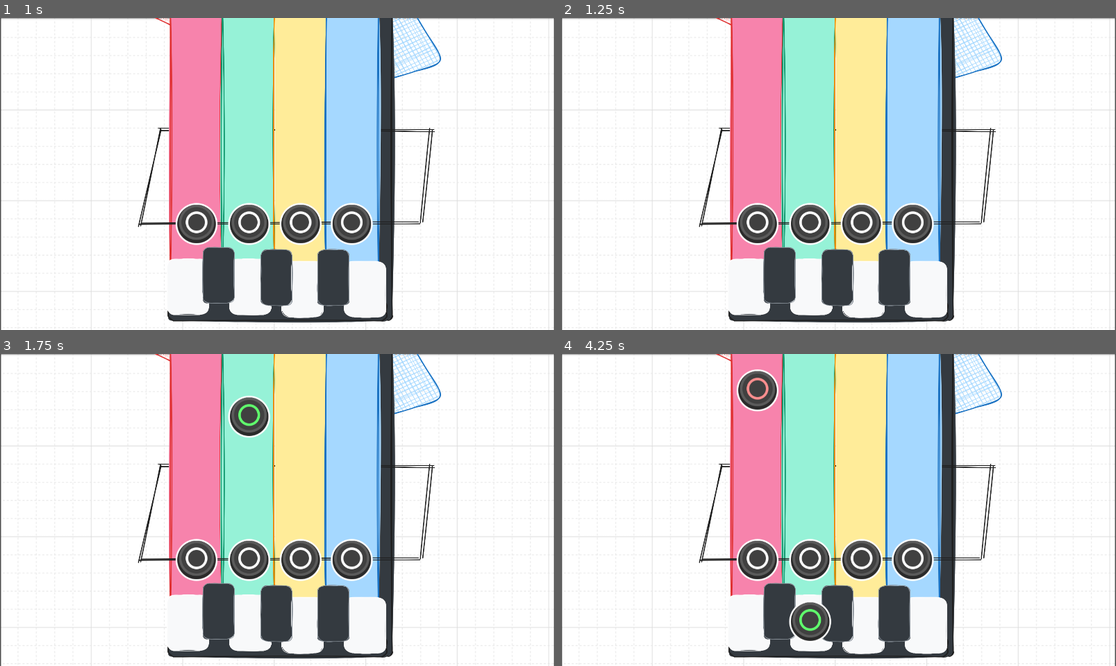
Above: before the commit, frames 1-4 (two rows, left to right).
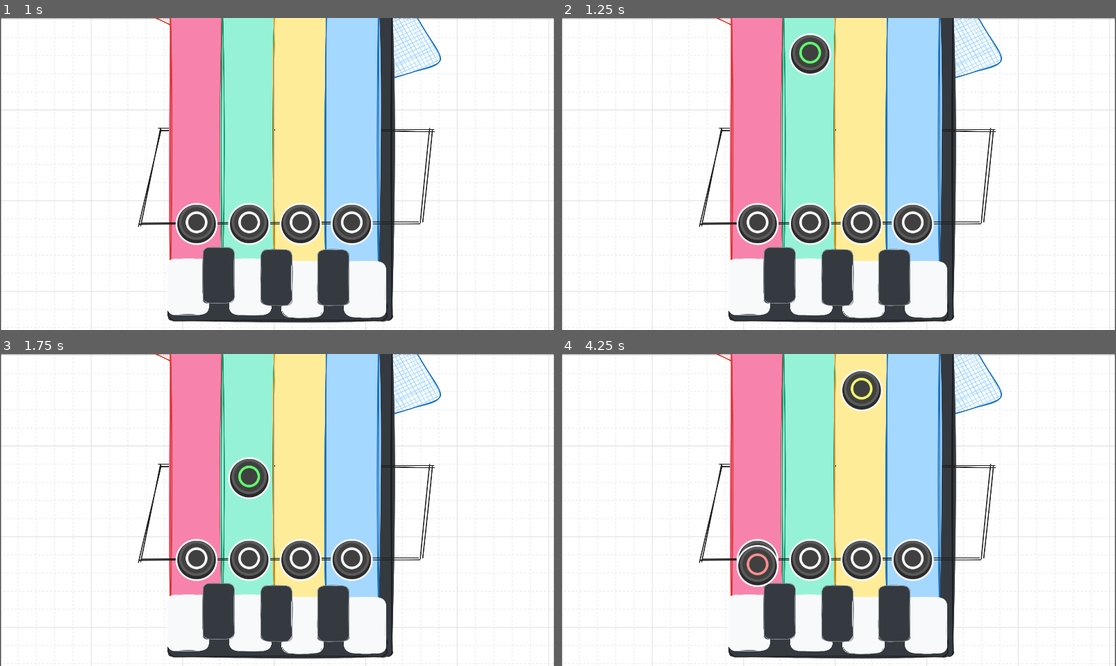
Above: after the commit, the same moments.

Repository: luiz-couto/encore
Game: Godot game, scene res://scenes/game.tscn
Same seed, same stepped clock (60 frames per second), same inputs: the game is played once before the commit and once after it.
Inputs:
- Up to frame 1 (1 s): tap Enter at 0.5 s
- Up to frame 2 (1.25 s): no input
- Up to frame 3 (1.75 s): no input
- Up to frame 4 (4.25 s): no input

Frame 1 is identical in both runs. In frame 2, 0.8% of the frame differs, in the area x 41-49%, y 4-19%; in frame 3, 1.6%; in frame 4, 2.8%, in the area x 31-58%, y 4-92%.

Commit message:
improvements

Diff:
--- a/encore/scenes/game.tscn
+++ b/encore/scenes/game.tscn
@@ -52,6 +52,7 @@
 
 [node name="MusicPlayer" type="Node2D" parent="." unique_id=557973983]
 script = ExtResource("8_gee14")
+piano_sample = ExtResource("8_0tnpc")
 
 [node name="Voice1" type="AudioStreamPlayer2D" parent="MusicPlayer" unique_id=1260706810]
 stream = ExtResource("8_0tnpc")
@@ -73,5 +74,9 @@
 attenuation = 2.5
 max_polyphony = 5
 
+[node name="Player" type="AudioStreamPlayer" parent="MusicPlayer" unique_id=2073853496]
+stream = ExtResource("8_0tnpc")
+volume_db = -15.0
+
 [connection signal="timeout" from="Timer" to="." method="_on_timer_timeout"]
 [connection signal="measure" from="Conductor" to="." method="_on_conductor_measure"]
--- a/encore/scripts/conductor.gd
+++ b/encore/scripts/conductor.gd
@@ -1,6 +1,6 @@
 extends Node
 
-@export var bpm: float = 45:
+@export var bpm: float = 60:
 	set(value):
 		bpm = value
 		secondsPerBeat = 60.0 / bpm
--- a/encore/scripts/music_player.gd
+++ b/encore/scripts/music_player.gd
@@ -11,21 +11,20 @@
 	6: [-1,   2,   5, 11], # B dim: B3, D4, F4, B4
 }
 
+@export var piano_sample: AudioStream;
+var playback: AudioStreamPlaybackPolyphonic
+
+func _ready() -> void:
+	$Player.stream = AudioStreamPolyphonic.new()
+	$Player.play()
+	playback = $Player.get_stream_playback()
+
 func play_chord(chord_idx: int) -> void:
-	var notes = CHORD_NOTES[chord_idx];
 	for i in 4:
-		var player: AudioStreamPlayer2D = get_child(i);
-		var newScale = pow(2.0, notes[i] / 12.0);
-		if not player.playing or player.pitch_scale != newScale:
-			player.pitch_scale = newScale;
-			player.volume_db = -20.0
-			player.play();
-			var tween = create_tween();
-			tween.tween_property(player, "volume_db", 0.0, 0.4)
+		var pitch = pow(2.0, CHORD_NOTES[chord_idx][i] / 12.0)
+		playback.play_stream(piano_sample, 0, 0, pitch)
 
 
 func play_note(chord_idx: int, lane: int) -> void:
-	var semitones = CHORD_NOTES[chord_idx][lane];
-	var player: AudioStreamPlayer2D = get_child(lane);
-	player.pitch_scale = pow(2.0, semitones / 12.0);
-	player.play();
+	var pitch = pow(2.0, CHORD_NOTES[chord_idx][lane] / 12.0)
+	playback.play_stream(piano_sample, 0, 0, pitch)
--- a/encore/scripts/note.gd
+++ b/encore/scripts/note.gd
@@ -41,7 +41,7 @@
 			queue_free();
 
 func destroy(score: int) -> void:
-	#get_tree().get_root().get_node("Game/MusicPlayer").play_note(chord, $AnimatedSprite2D.frame);
+	get_tree().get_root().get_node("Game/MusicPlayer").play_note(chord, $AnimatedSprite2D.frame);
 	$Timer.start();
 	hit = true;
 
